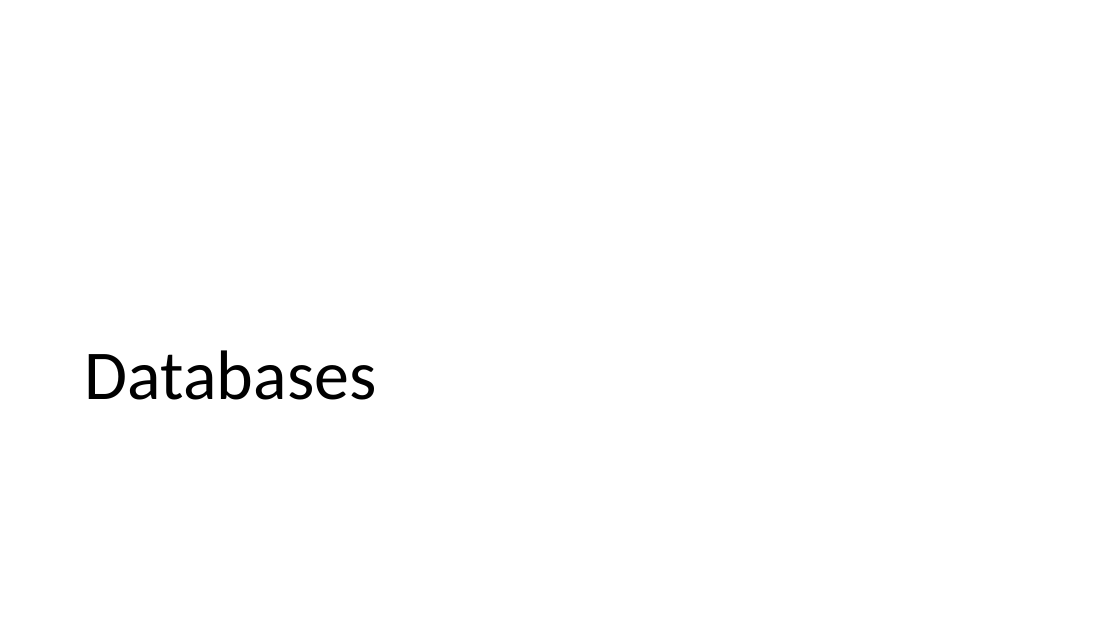
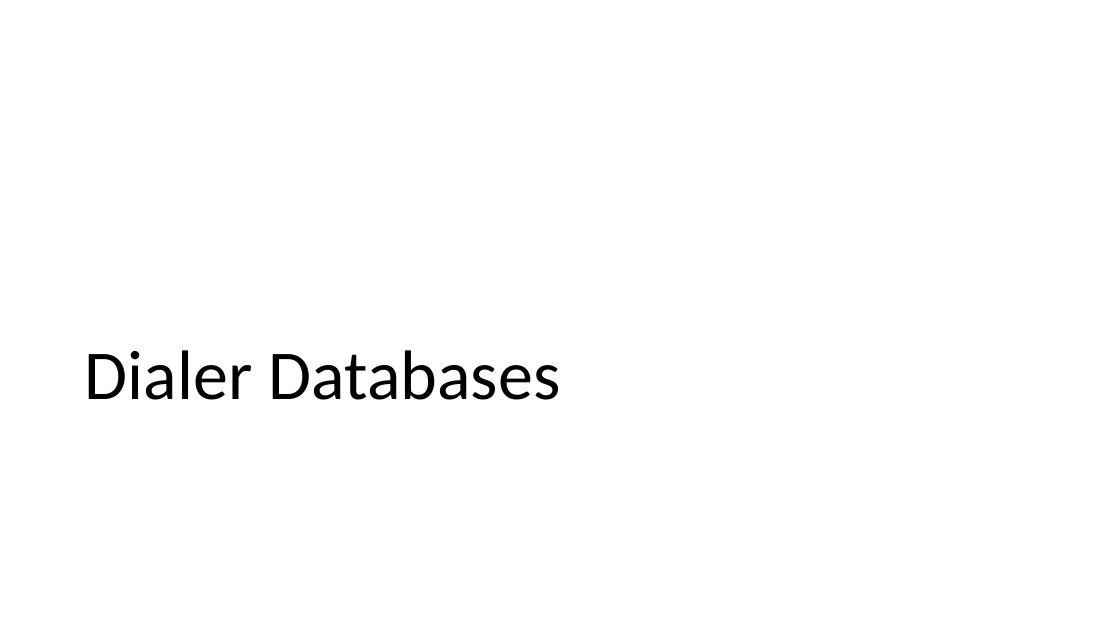
Before and after one commit to frankwxu/digital-forensics-lab, a slide deck: slide 7 of Android10/5_2_2_GMS_App_Investigations_Dialer.pptx. Drawn at 1120x630 pixels with LibreOffice and Linux fonts; fonts in the diff are those of the drawing; background and template pictures are left out. Boxes give left, top, right and bottom in pixels: in the first picture for what was removed or moved away, otherwise in the second. Text is boxed around its words. In the diff, an @@ line names an element or a change of style, - is before the commit and + after.

Commit message:
Add slides to GMS DIaler

```diff
--- a/Android10/5_2_2_GMS_App_Investigations_Dialer.pptx
+++ b/Android10/5_2_2_GMS_App_Investigations_Dialer.pptx
@@ title at (x1=85, y1=350, x2=560, y2=400): text changed @@
-Databases
+Dialer Databases
```
Also in this commit, not shown: 1 other slide changed, 4 slides added.
